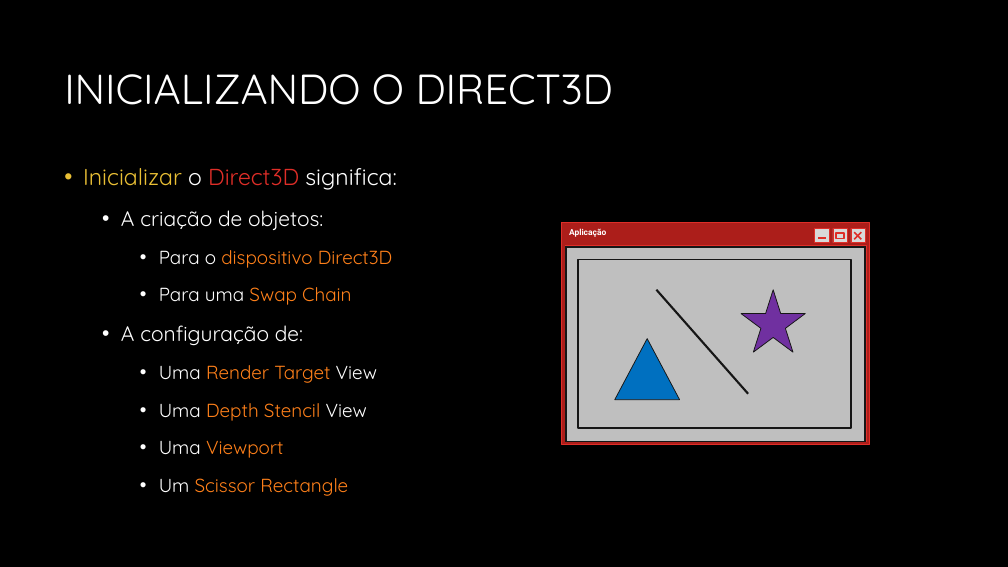
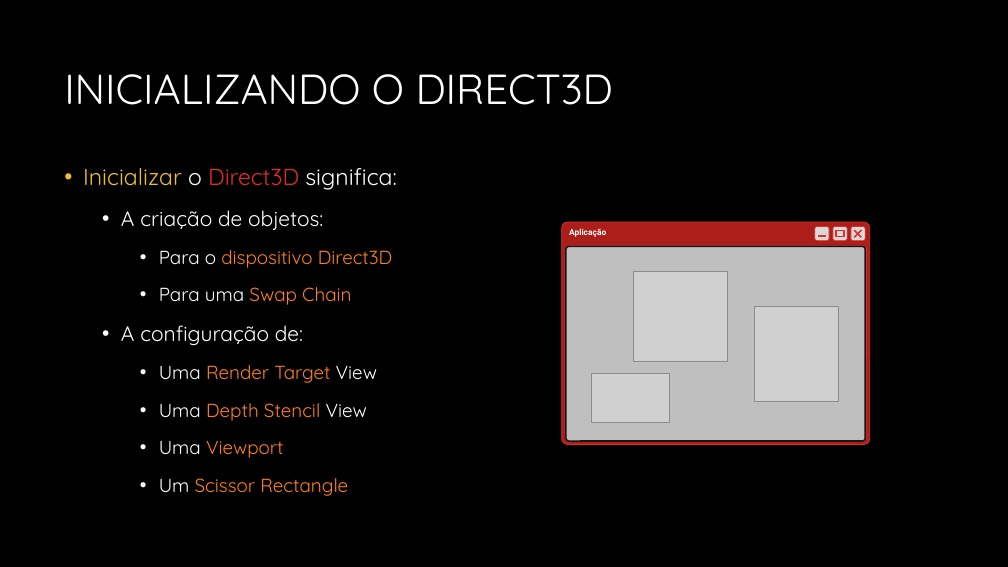
Before and after one commit to JudsonSS/CG, a slide deck: slide 5 of Slides/06. Inicialização do Direct3D.pptx (slide 2 before the commit). Drawn at 1008x567 pixels with LibreOffice and Linux fonts; fonts in the diff are those of the drawing; grey boxes stand for pictures; background and template pictures are left out. Boxes give left, top, right and bottom in pixels: in the first picture for what was removed or moved away, otherwise in the second. Text is boxed around its words. In the diff, an @@ line names an element or a change of style, - is before the commit and + after.

```diff
--- a/Slides/06. Inicialização do Direct3D.pptx
+++ b/Slides/06. Inicialização do Direct3D.pptx
@@ rectangle to rounded rectangle in 6 elements at (562,222,870,445), (566,246,867,442), (566,247,866,441), (851,227,866,241), (833,226,848,240), (815,226,830,240) @@
@@ group removed at (578,259,851,428): 1 triangle, 1 line, 1 star, 1 rectangle @@
@@ picture added at (634,271,728,361) @@
@@ picture added at (755,307,839,402) @@
@@ picture added at (591,374,669,423) @@
```
Also in this commit, not shown: 13 other slides changed, 3 slides added.
